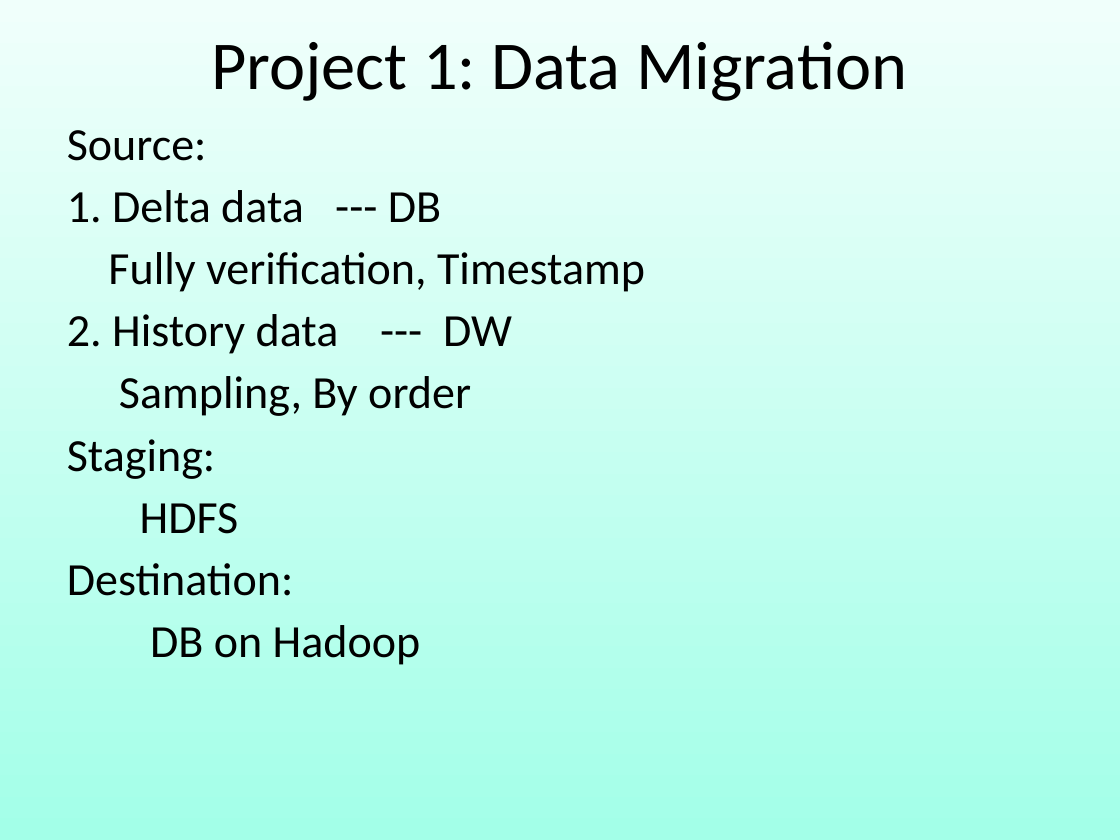
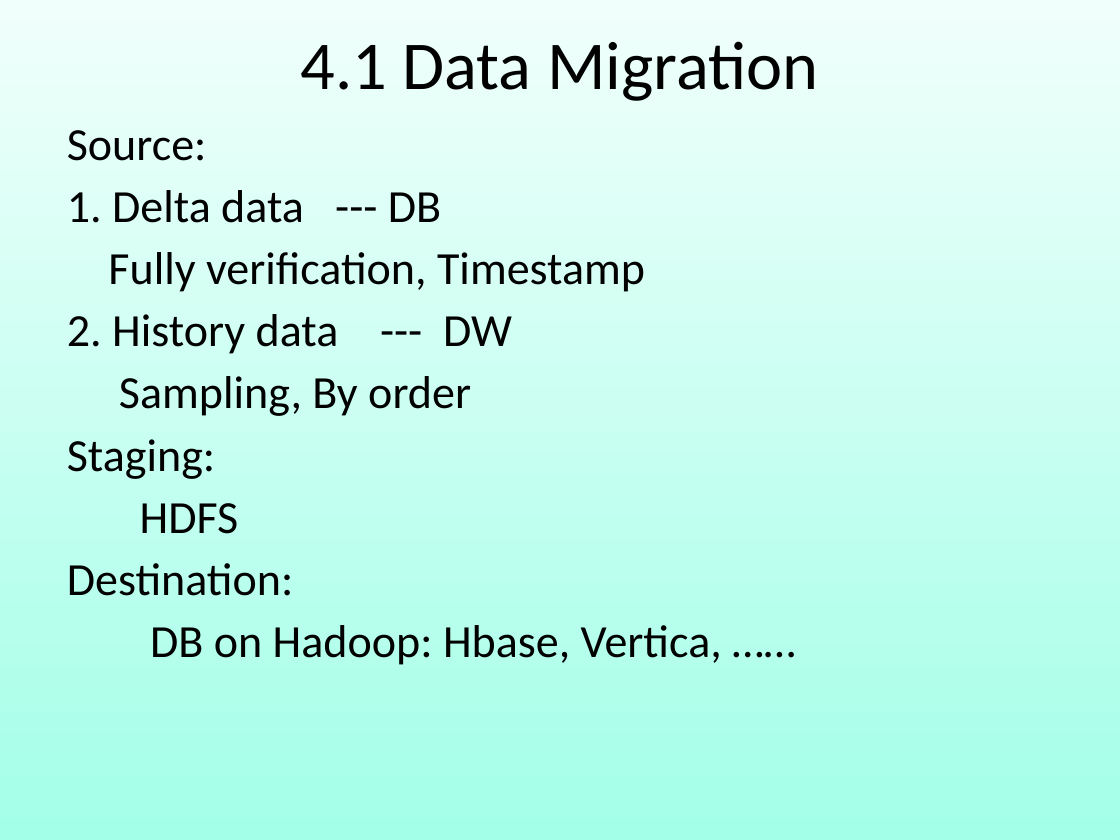
Before and after one commit to robin3795/Data, a slide deck: slide 2 of 2018_4.ppt (slide 3 before the commit). Drawn at 1120x840 pixels with LibreOffice and Linux fonts; fonts in the diff are those of the drawing. Boxes give left, top, right and bottom in pixels: in the first picture for what was removed or moved away, otherwise in the second. Text is boxed around its words. In the diff, an @@ line names an element or a change of style, - is before the commit and + after.

```diff
--- a/2018_4.ppt
+++ b/2018_4.ppt
@@ text in free at (301, 41, 818, 101): text changed @@
-Project 1: Data Migration
+4.1 Data Migration
@@ text in free at (150, 625, 722, 665): text changed @@
-DB on Hadoop
+DB on Hadoop: Hbase, Vertica, ……
```
Also in this commit, not shown: 2 other slides changed, 1 slide removed, 1 other file.
